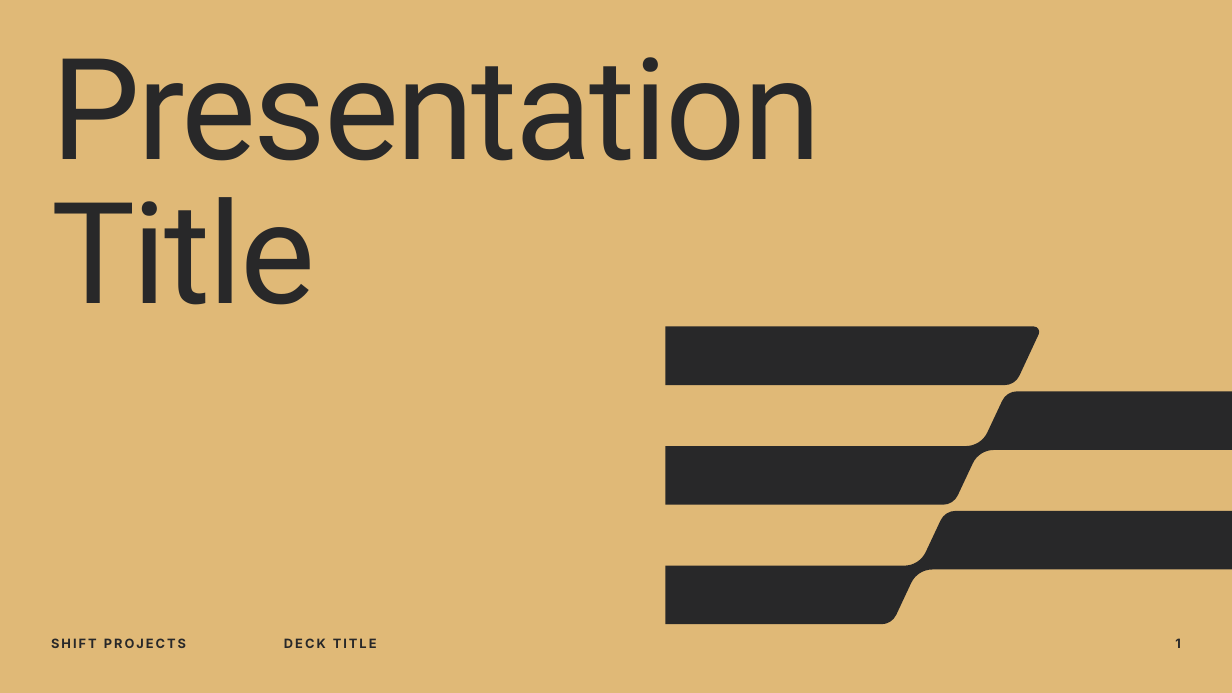
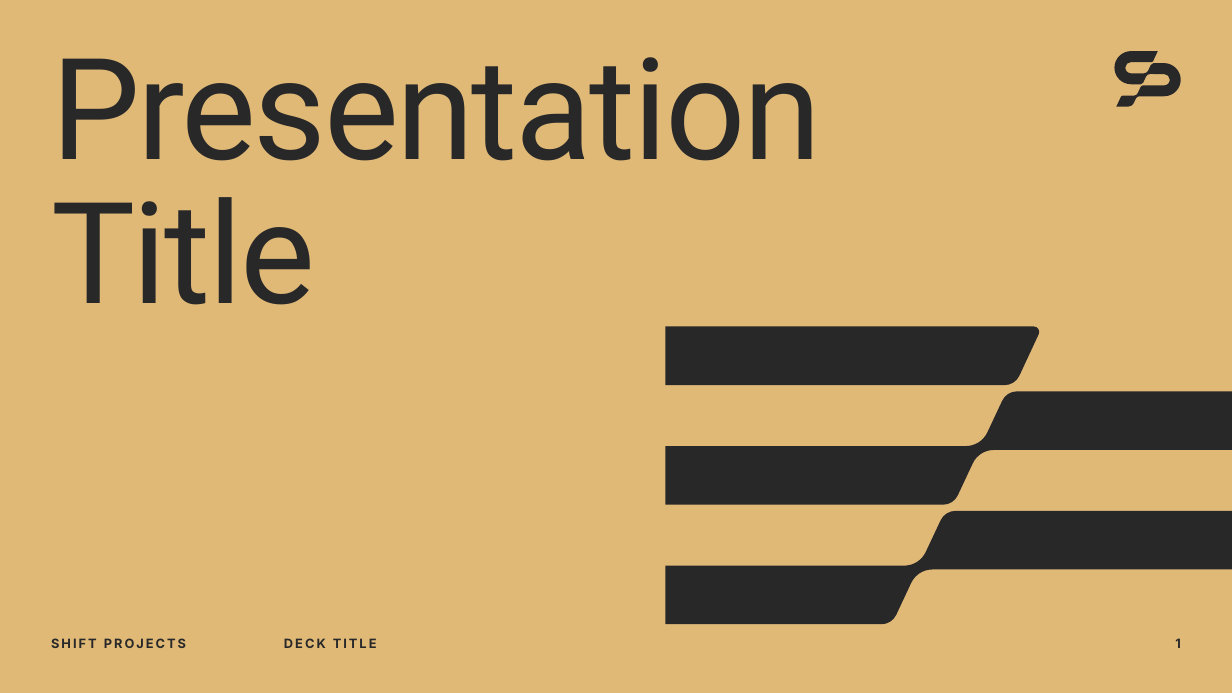
Before and after one commit to ColtonRhyason/frontend-slides, a slide deck: slide 1 of templates/Shift-Projects-Template.pptx. Drawn at 1232x693 pixels with LibreOffice and Linux fonts; fonts in the diff are those of the drawing. Boxes give left, top, right and bottom in pixels: in the first picture for what was removed or moved away, otherwise in the second. Text is boxed around its words. In the diff, an @@ line names an element or a change of style, - is before the commit and + after.

```diff
--- a/templates/Shift-Projects-Template.pptx
+++ b/templates/Shift-Projects-Template.pptx
@@ freeform shape added at <box>1115,51,1181,106</box>, fill #282829 @@
```
Also in this commit, not shown: 2 other slides changed, 1 other file.
